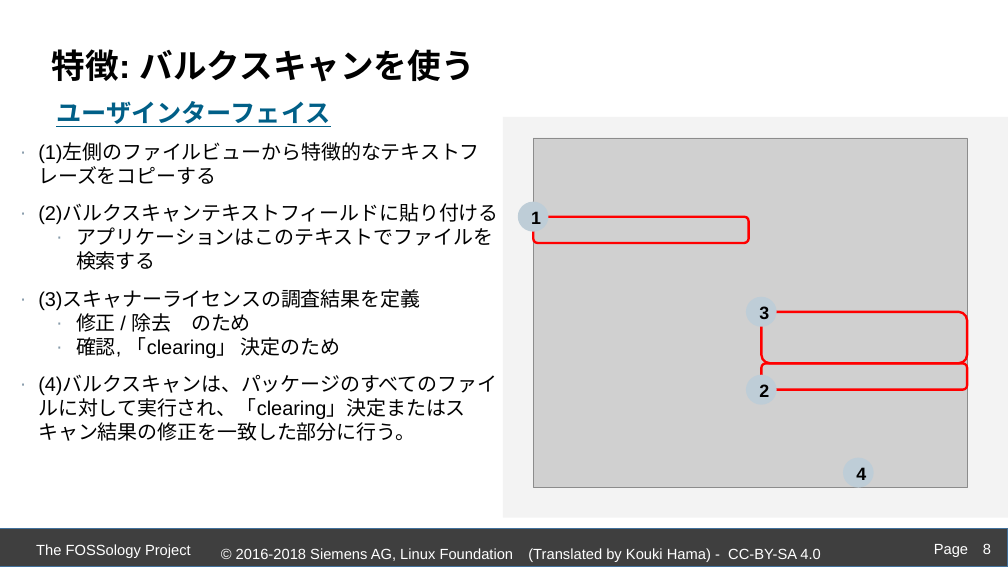
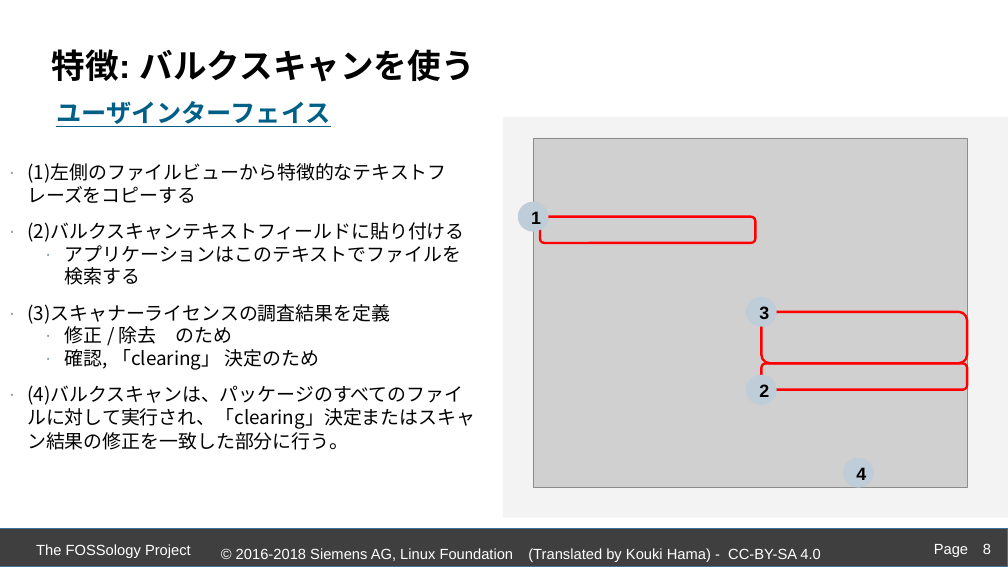
Before and after one commit to fossology/FOSSologySlides, a slide deck: slide 8 of Module-D-JPN-Acceleration-Features.pptx. Drawn at 1008x567 pixels with LibreOffice and Linux fonts; fonts in the diff are those of the drawing; grey boxes stand for pictures; background and template pictures are left out. Boxes give left, top, right and bottom in pixels: in the first picture for what was removed or moved away, otherwise in the second. Text is boxed around its words. In the diff, an @@ line names an element or a change of style, - is before the commit and + after.

```diff
--- a/Module-D-JPN-Acceleration-Features.pptx
+++ b/Module-D-JPN-Acceleration-Features.pptx
@@ text "(1)左側のファイルビューから特徴的なテキストフレーズをコピーする": place and size @@
-text "(1)左側のファイルビューから特徴的なテキストフレーズをコピーする" at box(38, 143, 499, 441)
+text "(1)左側のファイルビューから特徴的なテキストフレーズをコピーする" at box(27, 163, 475, 450)
@@ text "(1)左側のファイルビューから特徴的なテキストフレーズをコピーする" at box(27, 163, 475, 450): size 19 to 18 pt, font Arial to Noto Sans CJK JP @@
@@ rounded rectangle: place and size @@
-rounded rectangle at box(533, 217, 749, 243)
+rounded rectangle at box(540, 217, 755, 243)
```
Also in this commit, not shown: 15 other slides changed.
